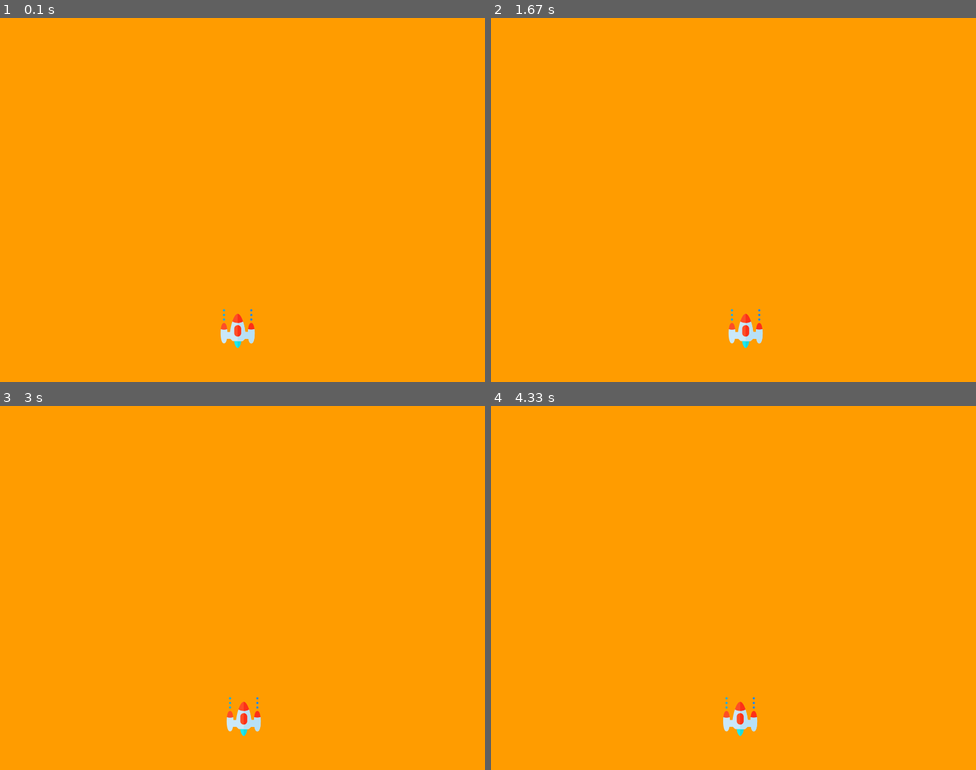
Above: before the commit, frames 1-4 (two rows, left to right).
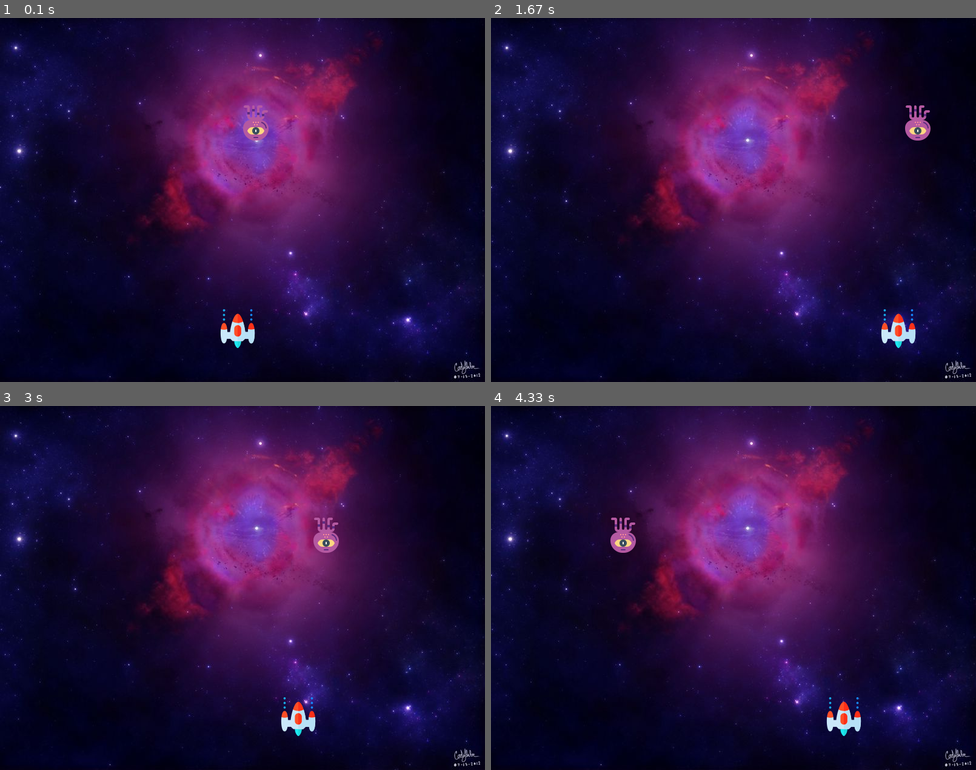
Above: after the commit, the same moments.

Repository: NISAMLC/My_game_repository_onGitHub
Game: pygame game, started from PyGame_End_To_End.py
Same seed, same stepped clock (60 frames per second), same inputs: the game is played once before the commit and once after it.
Inputs:
- Up to frame 1 (0.1 s): no input
- Up to frame 2 (1.67 s): tap Space at 0.33, 0.73, 1.03, 1.23, 1.53 s; hold Right 0.67-1.13 s; hold Right 1.17-1.63 s
- Up to frame 3 (3 s): hold Left 1.67-2.2 s; tap Space at 1.73, 2.03, 2.3, 2.6, 2.73 s; hold Left 2.23-2.63 s; hold Right from 2.67 s (still down)
- Up to frame 4 (4.33 s): tap Space at 3.03, 3.4, 3.7, 3.9, 4.2 s; release Right at 3.3 s; hold Left 3.33-3.8 s; hold Right 3.83-4.3 s

The runs differ from the first frame. In frame 1, 100% of the frame differs, in the area x 0-100%, y 0-100%; in frame 2, 100%; in frame 3, 100%; in frame 4, 100%.

Commit message:
initial commit

Diff:
--- a/PyGame_End_To_End.py
+++ b/PyGame_End_To_End.py
@@ -1,53 +1,107 @@
 import pygame
+import random
+
 ##initializing the pygame
 pygame.init()
 
-#creating screen for our game
-screen=pygame.display.set_mode((800,600))
+# creating screen for our game
+screen = pygame.display.set_mode((800, 600))
 
+##background image setting
+background = pygame.image.load("galaxy.jpg")
 ##setting title and icon
 pygame.display.set_caption("Space Invaders")
-icon=pygame.image.load("rocket.png")
+icon = pygame.image.load("rocket.png")
 pygame.display.set_icon(icon)
 
 ##adding a player as an image
-playerImg=pygame.image.load("player.png")
-playerX=360
-playerY=480
-player_change = 0
+playerImg = pygame.image.load("player.png")
+playerX = 360
+playerY = 480
+playerX_change = 0
+
+##adding a enemy as an image
+enemyImg = pygame.image.load("alien.png")
+enemyX = random.randint(0, 800)
+enemyY = random.randint(50, 150)
+enemyX_change = 3
+enemyY_change = 40
+
+##bullet
+bulletImg = pygame.image.load("bullet.png")
+bulletX = 0
+bulletY = 480
+# ready state you can't see the bullet on the screen
+# fire bullet is currently moving
+bullet_state = "ready"
+bulletX_change = 0
+bulletY_change = 10
+
 
 ##creating a function to add playe into our surface of the game
-def player(x,y):
-    screen.blit(playerImg,(x,y))
+def enemy(x, y):
+    screen.blit(enemyImg, (x, y))
+
+
+##creating a function to add playe into our surface of the game
+def player(x, y):
+    screen.blit(playerImg, (x, y))
+
+
+##creating a function to fire the bullet
+def bulletfire(x, y):
+    global bullet_state
+    bullet_state = "fire"
+    screen.blit(bulletImg, (x + 16, y + 10))
+
 
 ##creating a looping and event management for quiting from the screen
-running=True
+running = True
 while running:
-##anything am i want to be persistant or need to be used continuously or appear it has to go in this while loop
-##changing the background by filling RGB value and make sure everything get updated
+    ##anything am i want to be persistant or need to be used continuously or appear it has to go in this while loop
+    ##changing the background by filling RGB value and make sure everything get updated
     screen.fill((255, 156, 0))
-#for controlling the movement we increamenting the values of coordinates
-#if keystroke is pressed check it's into which direction
+    ##background image
+    screen.blit(background, (0, 0))
+    # for controlling the movement we increamenting the values of coordinates
+    # if keystroke is pressed check it's into which direction
 
     for event in pygame.event.get():
         if event.type == pygame.QUIT:
             running = False
-        if event.type==pygame.KEYDOWN:
+        if event.type == pygame.KEYDOWN:
             print("A keystroke is pressed")
-            if event.key ==pygame.K_LEFT:
-                player_change = -0.5
-            if event.key ==pygame.K_RIGHT:
-                player_change = 0.5
-        if event.type==pygame.KEYUP:
+            if event.key == pygame.K_LEFT:
+                playerX_change = -5
+            if event.key == pygame.K_RIGHT:
+                playerX_change = 5
+            if event.key == pygame.K_SPACE:
+                bulletfire(playerX,playerY)
+        if event.type == pygame.KEYUP:
             if event.key == pygame.K_LEFT or event.key == pygame.K_RIGHT:
-                player_change = 0
+                playerX_change = 0
 
-    playerX += player_change
+    playerX += playerX_change
 
-##we are setting the boarder here
-    if playerX <=0:
+    ##we are setting the boarder here
+    if playerX <= 0:
         playerX = 0
-    elif playerX>=736:
+    elif playerX >= 736:
         playerX = 736
-    player(playerX,playerY)
+
+    enemyX += enemyX_change
+
+    ##we are setting the boarder here for enemy so it not go out
+    if enemyX <= 0:
+        enemyX_change = 3
+        enemyY += enemyY_change
+    elif enemyX >= 736:
+        enemyX_change = -4
+        enemyY += enemyY_change
+    #bullet movement
+    if bullet_state is "fire":
+        bulletfire(playerX,bulletY)
+        bulletY-= bulletY_change
+    player(playerX, playerY)
+    enemy(enemyX, enemyY)
     pygame.display.update()
Binary file added: alien.png
Binary file added: bullet.png
Binary file added: galaxy.jpg
